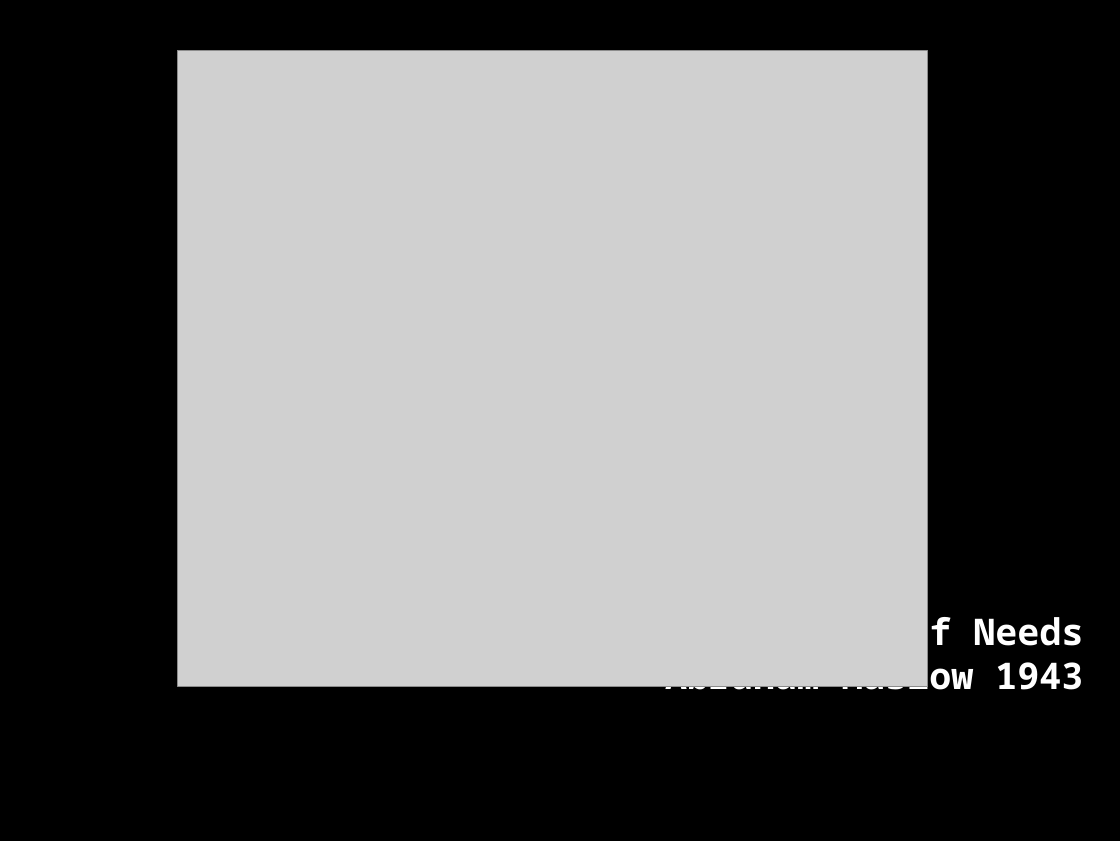
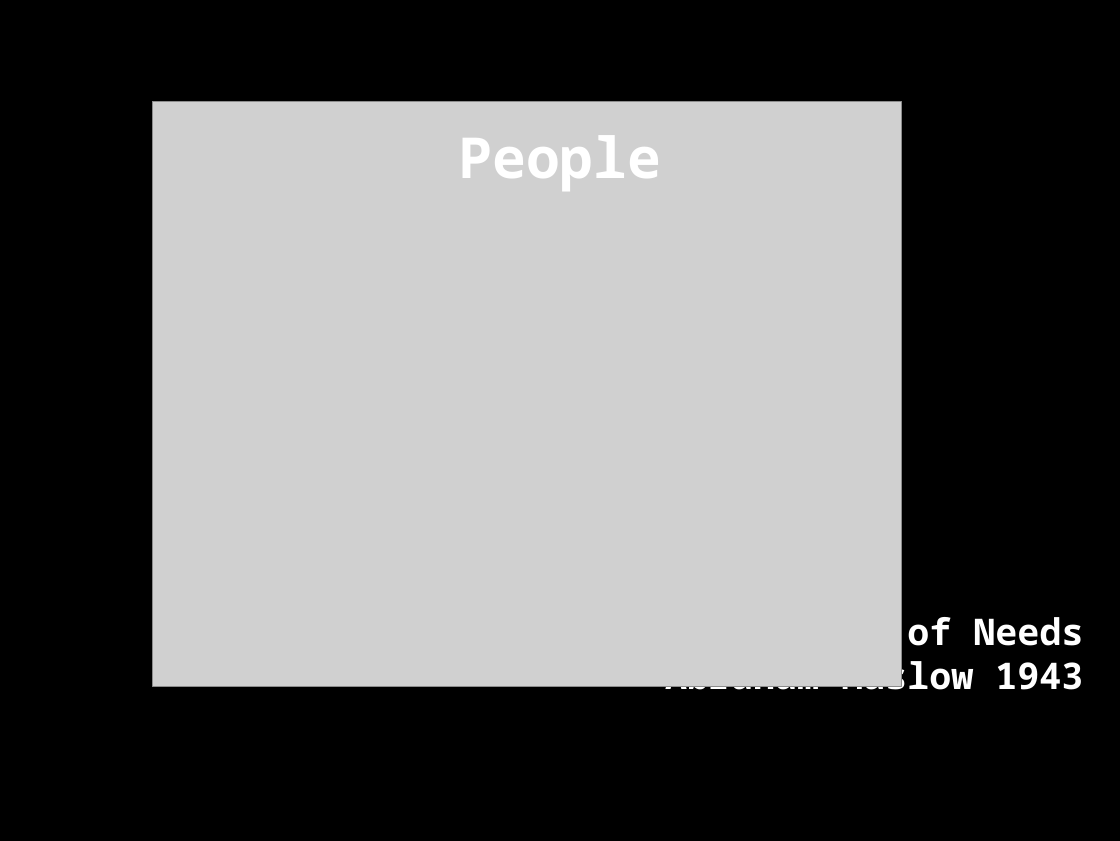
Before and after one commit to danja/hyperdata-2015, a slide deck: slide 8 of docs/salzburg/slides.odp (slide 6 before the commit). Drawn at 1120x841 pixels with LibreOffice and Linux fonts; fonts in the diff are those of the drawing; grey boxes stand for pictures. Boxes give left, top, right and bottom in pixels: in the first picture for what was removed or moved away, otherwise in the second. Text is boxed around its words. In the diff, an @@ line names an element or a change of style, - is before the commit and + after.

```diff
--- a/docs/salzburg/slides.odp
+++ b/docs/salzburg/slides.odp
@@ picture: place and size @@
-picture at bbox=[178, 51, 927, 686]
+picture at bbox=[152, 102, 901, 686]
@@ text added at bbox=[458, 135, 661, 191], 40 pt, text #FFFFFF, bold @@
+People
```
Also in this commit, not shown: 13 other slides changed, 11 slides added, 11 other files.
